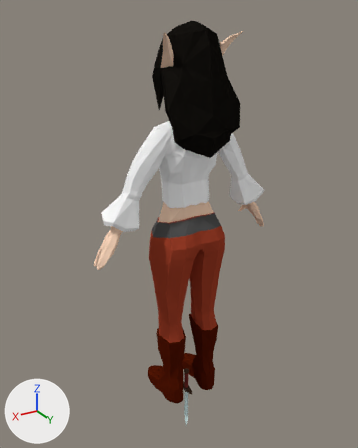
What one commit did to the Blender file ETTWHD/Assets/MODELS/ElvenWench.blend.
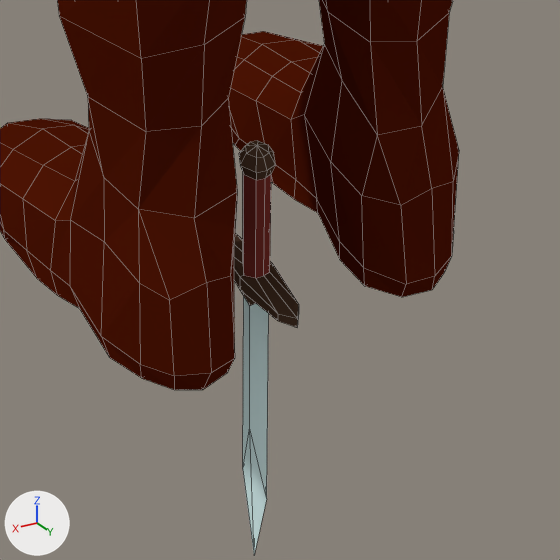
The first picture shows the older version from a 50 mm lens placed at (1.12, 1.789, 1.851), pointed at (-0.001, -0.079, 0.917). The close-ups show both versions on the part from 42% to 64% of the width and 78% to 95% of the height of that picture; other places that the commit changed are outside them. Every picture has the same lights, and +X, +Y and +Z are marked at lower left. The close-ups show mesh edges as thin lines.

Names of what the first close-up shows: 'Dagger', 'ElvenWenchMesh'.
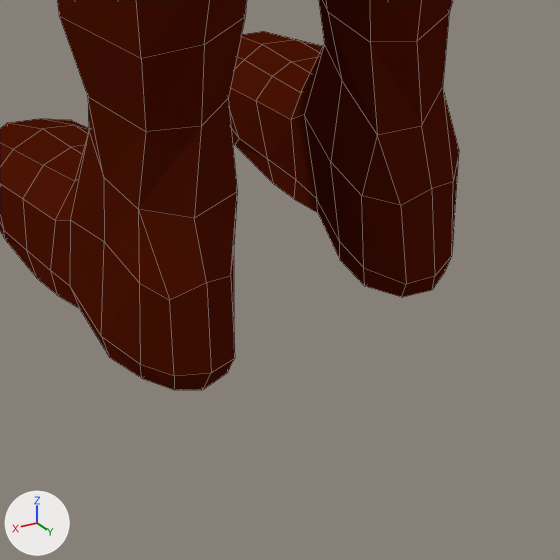
What differs and where, as boxes (x1, y1, x2, y2) in the close-ups (560 x 560 px):
'Dagger', deleted: before (234, 141, 299, 554)
    faces in mat_dagger01 (white #e4ffff): (243, 297, 269, 554)
    faces in mat_dagger03 (brown #523c2e): (234, 141, 299, 327)
    faces in mat_dagger02 (red #7e332d): (243, 174, 271, 278)

The change in detail:
Object 'Dagger' (ob_dagger) is deleted.
